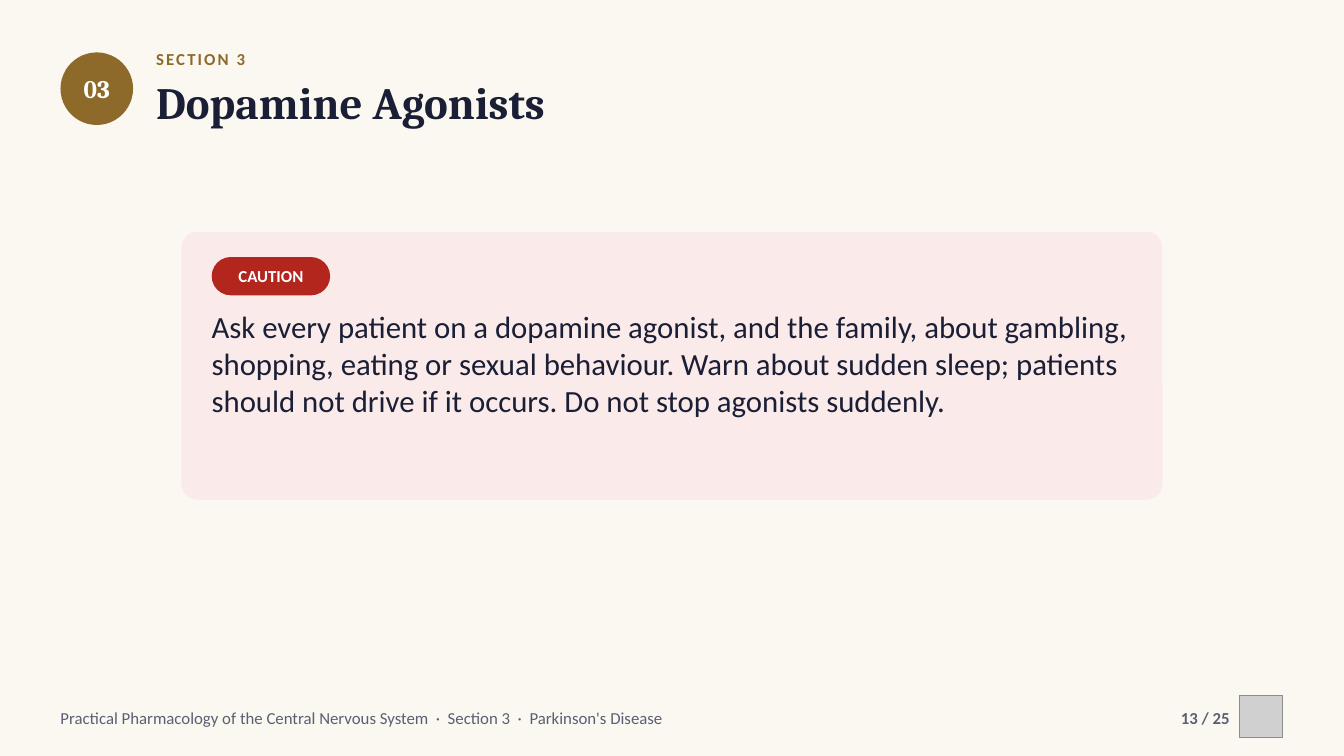
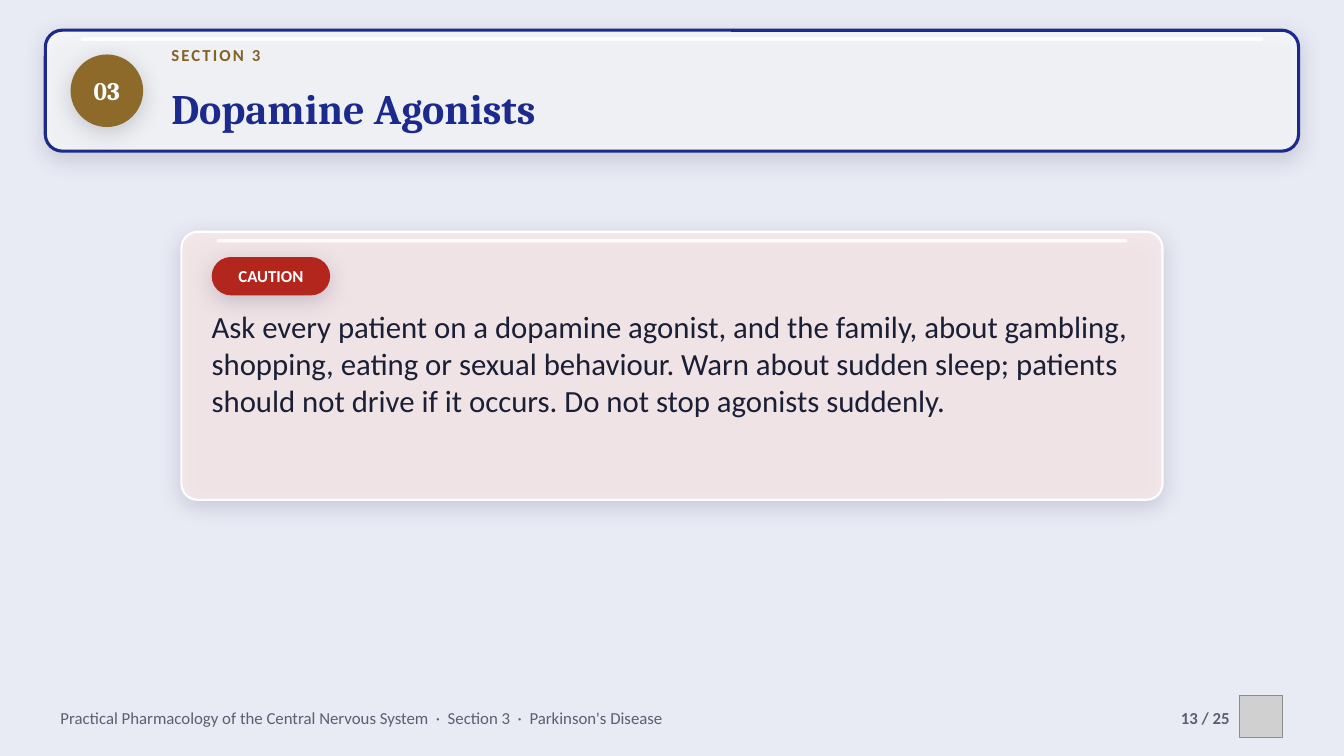
Before and after one commit to drrefaat18-ops/yasser, a slide deck: slide 13 of projects/cns-pharmacology-practical/slides/ch03-parkinsons-disease.pptx. Drawn at 1344x756 pixels with LibreOffice and Linux fonts; fonts in the diff are those of the drawing; grey boxes stand for pictures; background and template pictures are left out. Boxes give left, top, right and bottom in pixels: in the first picture for what was removed or moved away, otherwise in the second. Text is boxed around its words. In the diff, an @@ line names an element or a change of style, - is before the commit and + after.

```diff
--- a/projects/cns-pharmacology-practical/slides/ch03-parkinsons-disease.pptx
+++ b/projects/cns-pharmacology-practical/slides/ch03-parkinsons-disease.pptx
@@ background #FAF8F1 to picture (left out) @@
@@ rounded rectangle added at box(45, 30, 1299, 151), fill #FFFFFF at 70% opacity, outline #1B2A8C 2.25 pt @@
@@ ellipse "03" at box(71, 54, 143, 127): shadow on @@
@@ ellipse "03": place and size @@
-ellipse "03" at box(60, 52, 133, 125)
+ellipse "03" at box(71, 54, 143, 127)
@@ text "SECTION 3": place and size @@
-text "SECTION 3" at box(156, 54, 245, 65)
+text "SECTION 3" at box(171, 50, 260, 61)
@@ text "SECTION 3" at box(171, 50, 260, 61): text colour #8D6A2A to #826227 @@
@@ text "Dopamine Agonists": place and size @@
-text "Dopamine Agonists" at box(156, 88, 545, 129)
+text "Dopamine Agonists" at box(171, 95, 535, 134)
@@ text "Dopamine Agonists" at box(171, 95, 535, 134): size 32 to 30 pt, text colour #1A1F36 to #1B2A8C; vertical alignment top to middle @@
@@ rounded rectangle at box(181, 232, 1163, 500): fill #FBEAEA to #FBEAEA at 80% opacity; outline none to #FFFFFF 1.5 pt; shadow on @@
@@ rounded rectangle added at box(217, 239, 1127, 243), fill #FFFFFF at 85% opacity @@
@@ rounded rectangle "CAUTION" at box(212, 257, 331, 295): shadow on @@
```
Also in this commit, not shown: 22 other slides changed, 15 other files.
